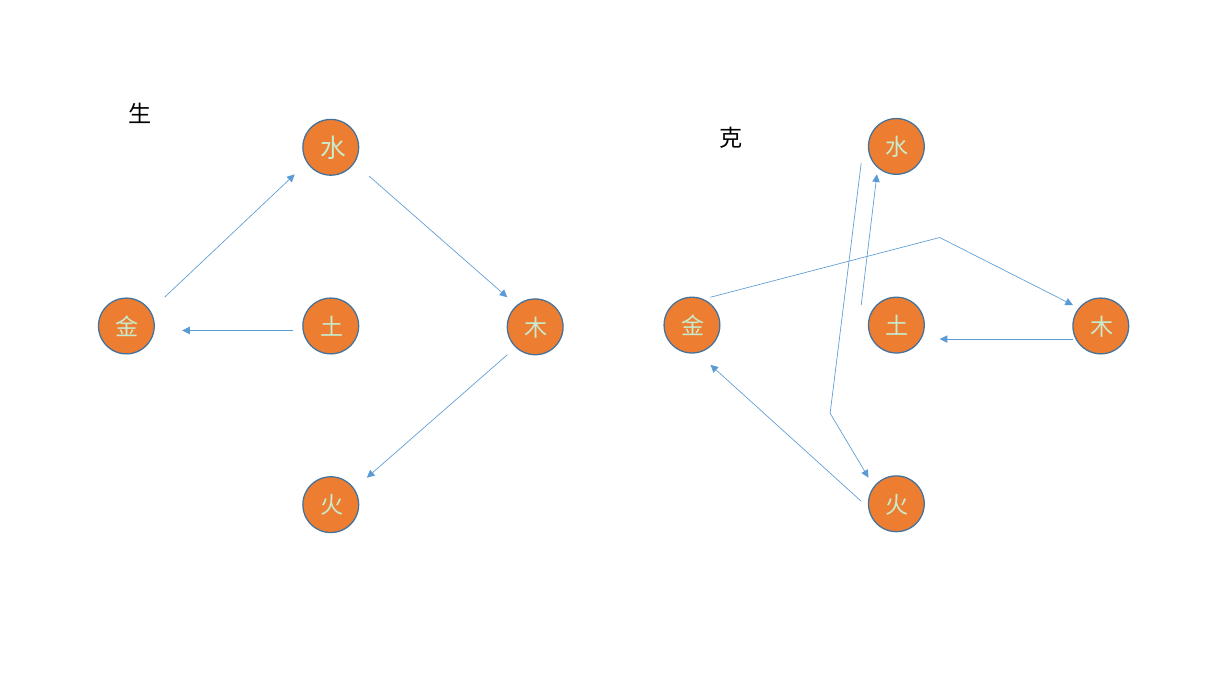
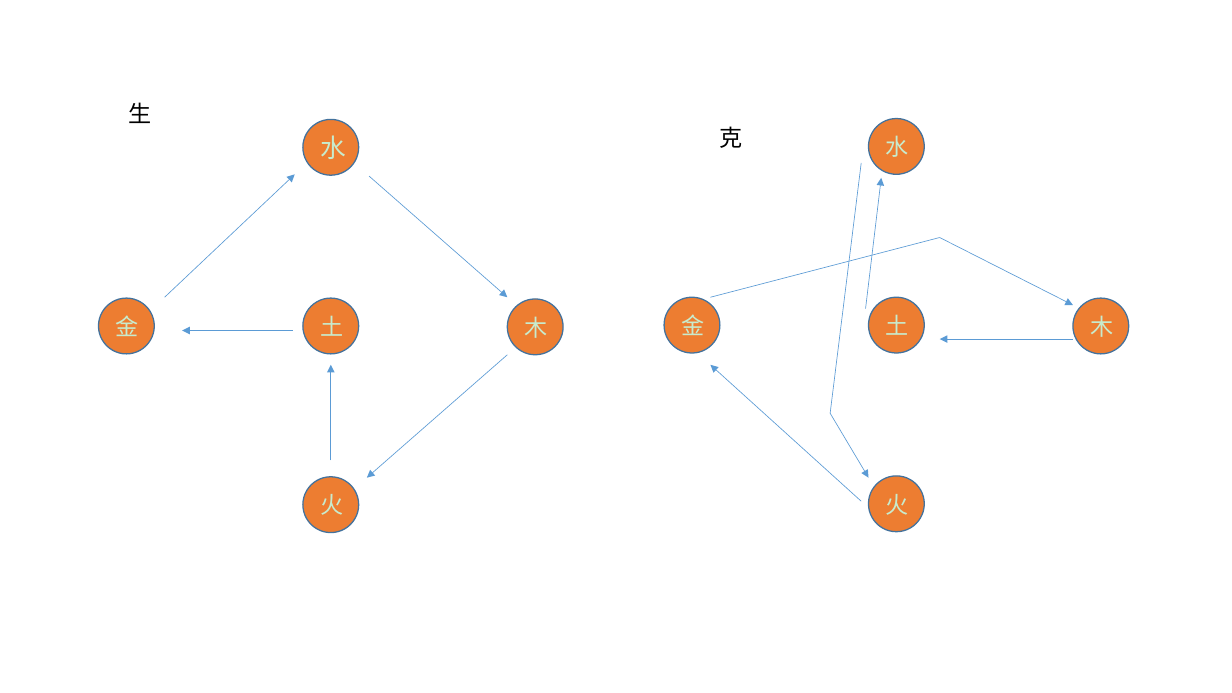
Before and after one commit to JasonBourne33/cNote, a slide deck: slide 6 of prophecy/学魔法.pptx. Drawn at 1232x693 pixels with LibreOffice and Linux fonts; fonts in the diff are those of the drawing. Boxes give left, top, right and bottom in pixels: in the first picture for what was removed or moved away, otherwise in the second. Text is boxed around its words. In the diff, an @@ line names an element or a change of style, - is before the commit and + after.

```diff
--- a/prophecy/学魔法.pptx
+++ b/prophecy/学魔法.pptx
@@ arrow moved from (861, 305) - (877, 175) to (866, 309) - (882, 177) @@
@@ arrow added from (331, 460) to (331, 365), #5B9BD5 0.5 pt @@
```
Also in this commit, not shown: 1 other file.
